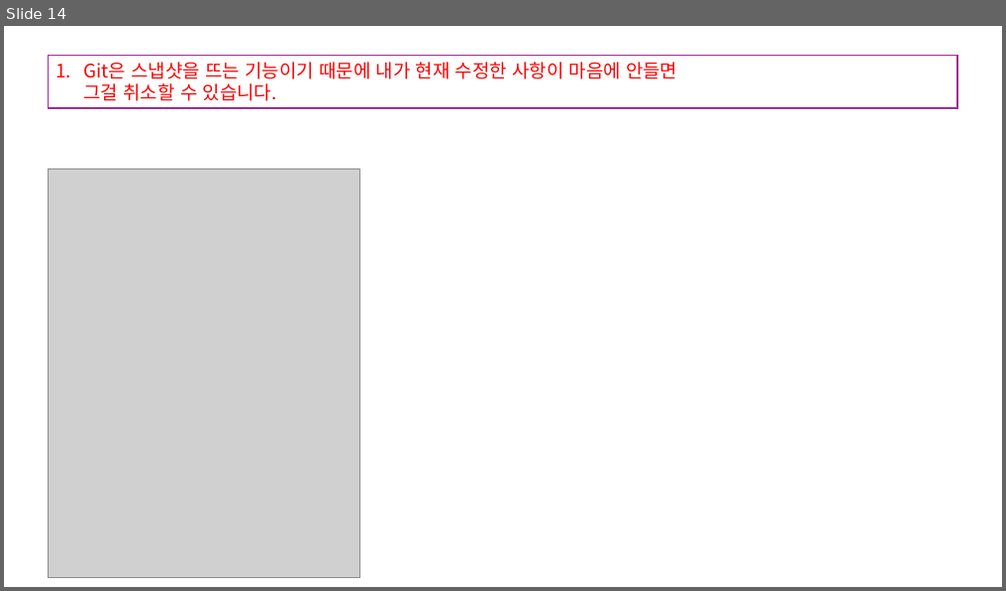
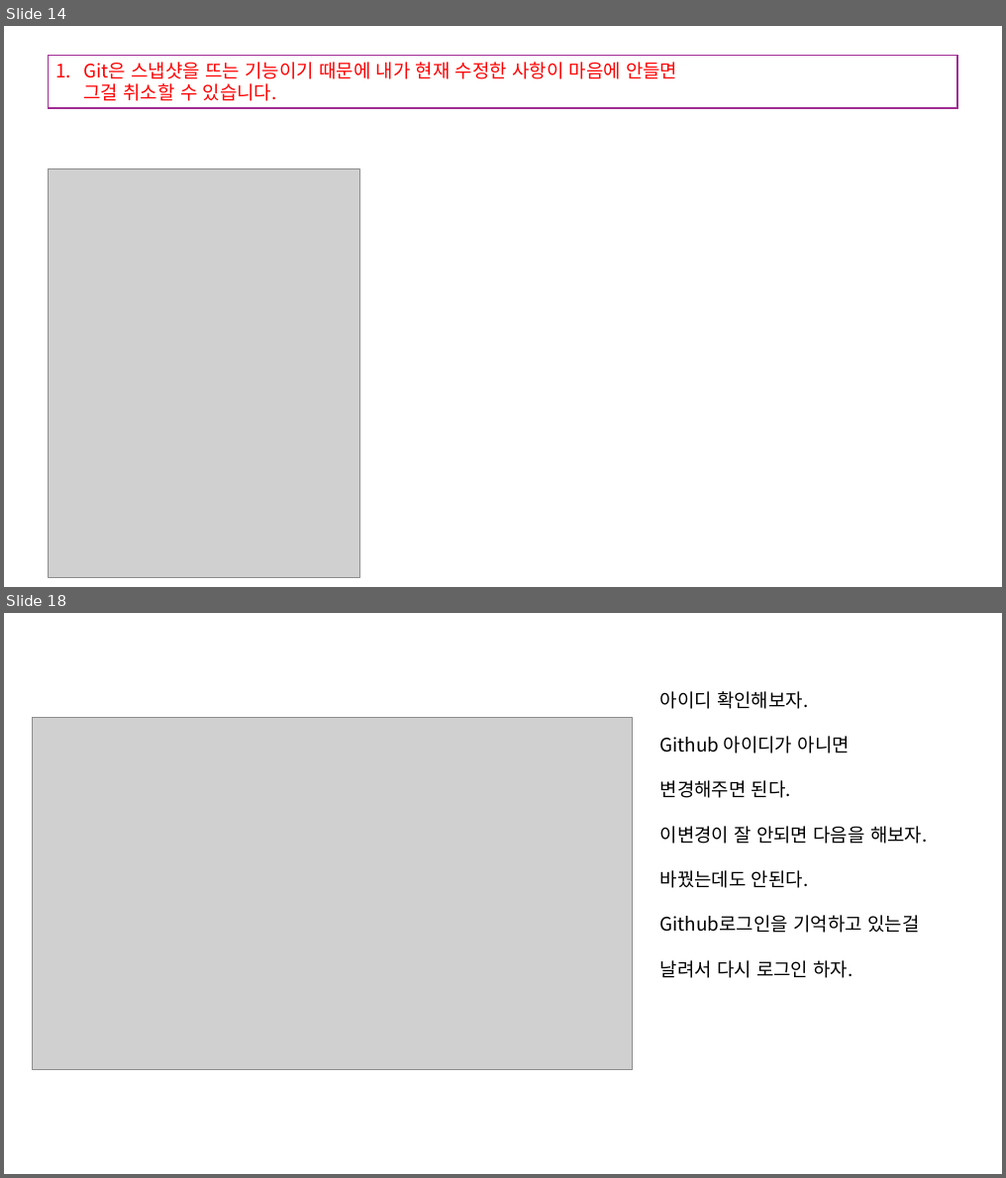
Before and after one commit to JaeSuGang/AssortRockAssignment, a slide deck: DOC/공통문서/github 사용법.pptx. Shown one above the other, each under a label of ours: slide 14 before the commit, slides 14 and 18 after it; the slides between them are not shown. The pictures are 1006x591 and 1006x1178 pixels, drawn with LibreOffice and Linux fonts; fonts in the diff are those of the drawing; grey boxes stand for pictures. Boxes give left, top, right and bottom in pixels: in the first picture for what was removed or moved away, otherwise in the second. Text is boxed around its words. In the diff, an @@ line names an element or a change of style, - is before the commit and + after.

```diff
--- a/DOC/공통문서/github 사용법.pptx
+++ b/DOC/공통문서/github 사용법.pptx
@@ slide 18 added at [4,613,1002,1174], background #FFFFFF @@
@@ text added at [660,691,927,978], 18 pt, text #000000 @@
+아이디 확인해보자.
+Github 아이디가 아니면
+변경해주면 된다.
+이변경이 잘 안되면 다음을 해보자.
+바꿨는데도 안된다.
+Github로그인을 기억하고 있는걸
+날려서 다시 로그인 하자.
@@ picture added at [32,717,632,1070] @@
```
Also in this commit, not shown: 3 other slides added, 3 slides removed, 5 other files.
